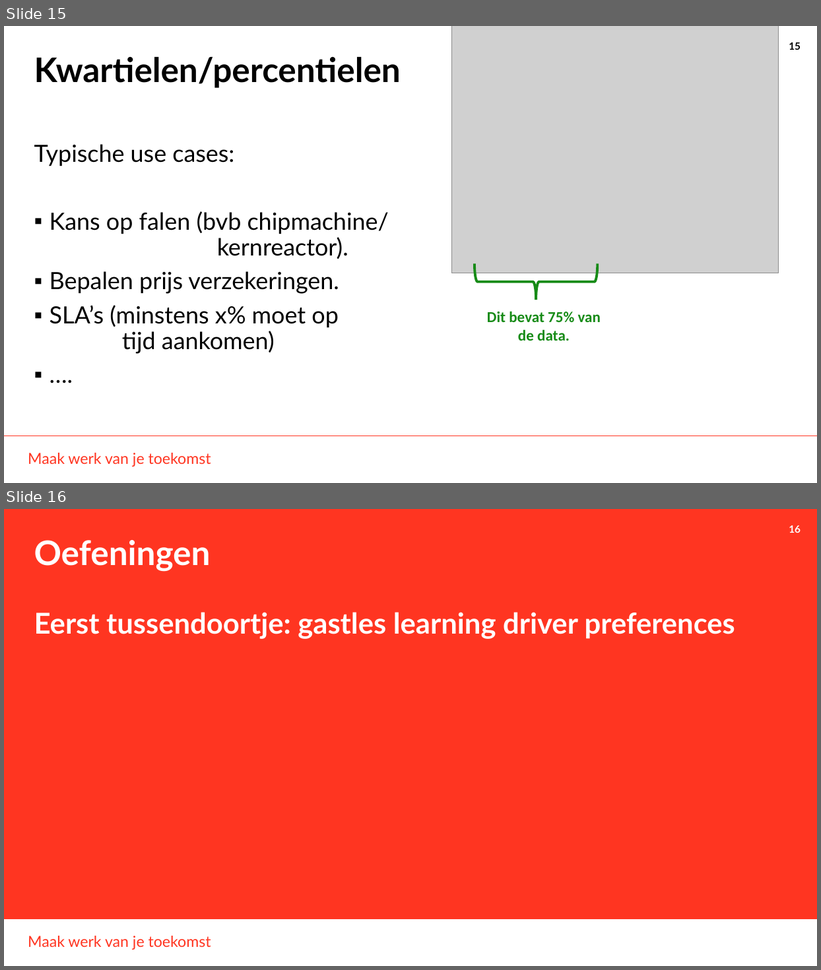
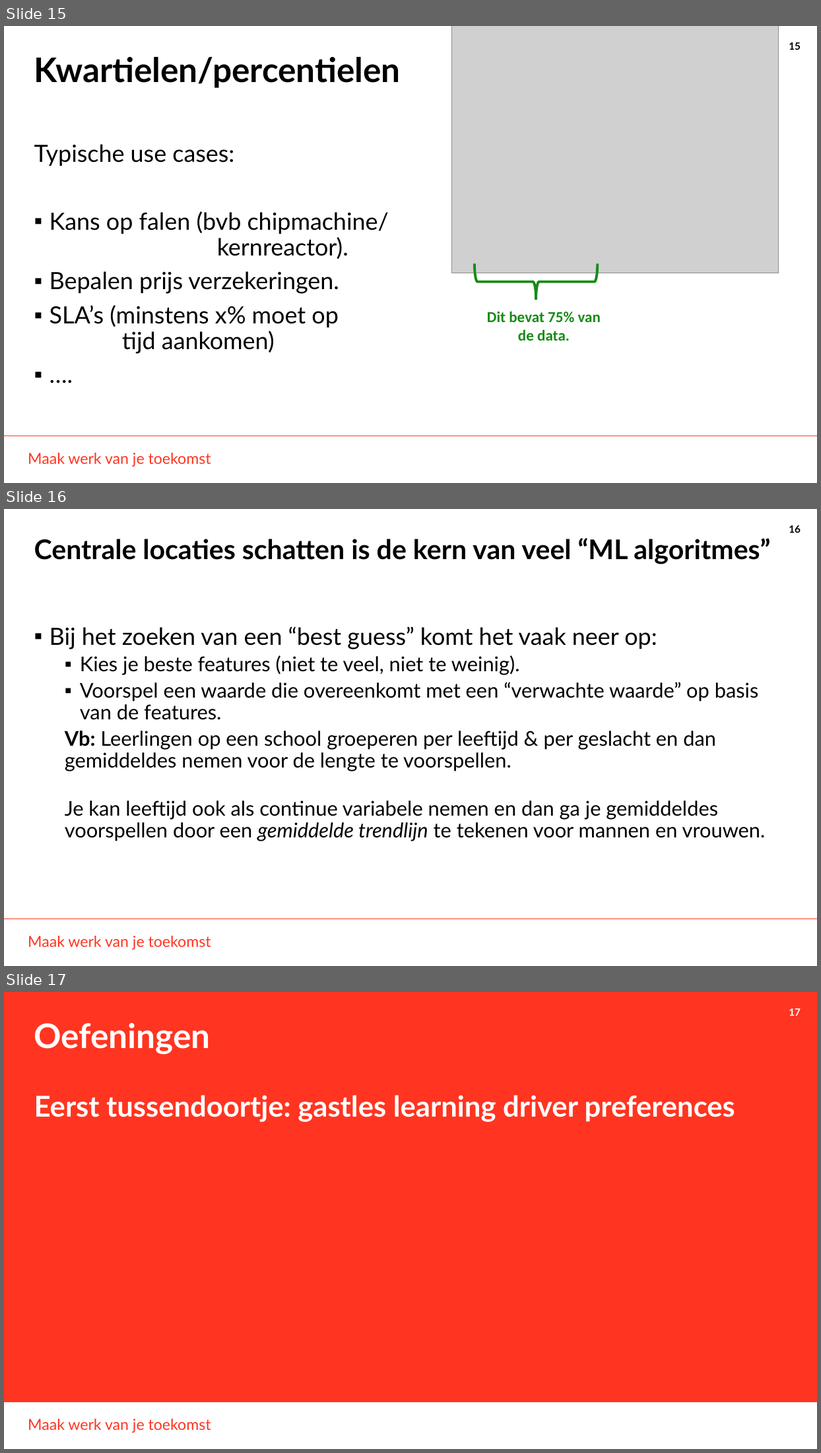
Before and after one commit to THellemans/data-science-syntra-ab, a slide deck: 06 statistiek/02 Middelpunten schatten/02 Middelpunten schatten.pptx. Shown one above the other, each under a label of ours: slides 15 and 16 before the commit, slides 15, 16 and 17 after it. The pictures are 821x970 and 821x1453 pixels, drawn with LibreOffice and Linux fonts; fonts in the diff are those of the drawing; grey boxes stand for pictures; background and template pictures are left out. Boxes give left, top, right and bottom in pixels: in the first picture for what was removed or moved away, otherwise in the second. Text is boxed around its words. In the diff, an @@ line names an element or a change of style, - is before the commit and + after.

Commit message:
Added guest lecture & update middelpunten

```diff
--- a/06 statistiek/02 Middelpunten schatten/02 Middelpunten schatten.pptx
+++ b/06 statistiek/02 Middelpunten schatten/02 Middelpunten schatten.pptx
@@ slide 16 added at <box>4,509,817,966</box>, background #FFFFFF; not listed: 3 template elements that a slide beside it also shows @@
@@ title added at <box>34,538,770,564</box>, 32 pt, text #000000, bold @@
+Centrale locaties schatten is de kern van veel “ML algoritmes”
@@ text added at <box>50,626,766,842</box>, 24 pt, text #000000 @@
+▪ Bij het zoeken van een “best guess” komt het vaak neer op:
+  ▪ Kies je beste features (niet te veel, niet te weinig).
+  ▪ Voorspel een waarde die overeenkomt met een “verwachte waarde” op basis van de features.
+  Vb: Leerlingen op een school groeperen per leeftijd & per geslacht en dan gemiddeldes nemen voor de lengte te voorspellen.
+  Je kan leeftijd ook als continue variabele nemen en dan ga je gemiddeldes voorspellen door een gemiddelde trendlijn te tekenen voor mannen en vrouwen.
@@ what was slide 16 is now slide 17 @@
@@ page number at <box>789,1008,801,1016</box>: text changed @@
-16
+17
```
